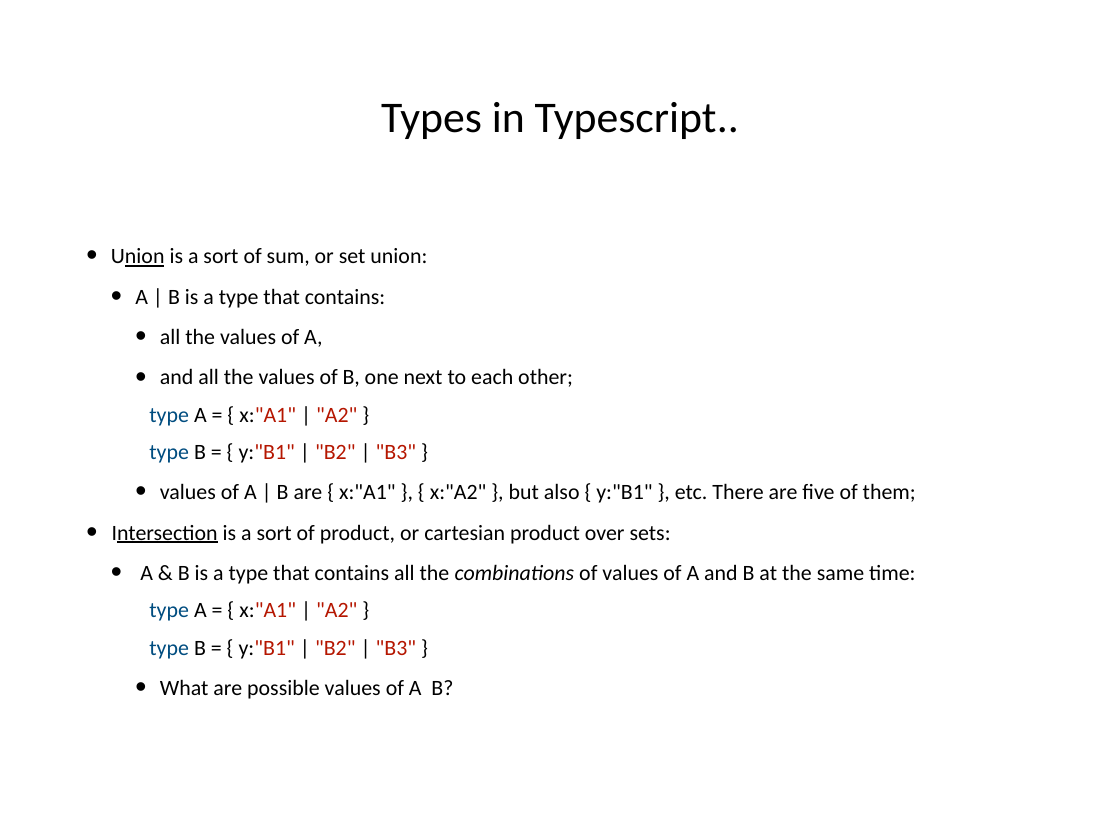
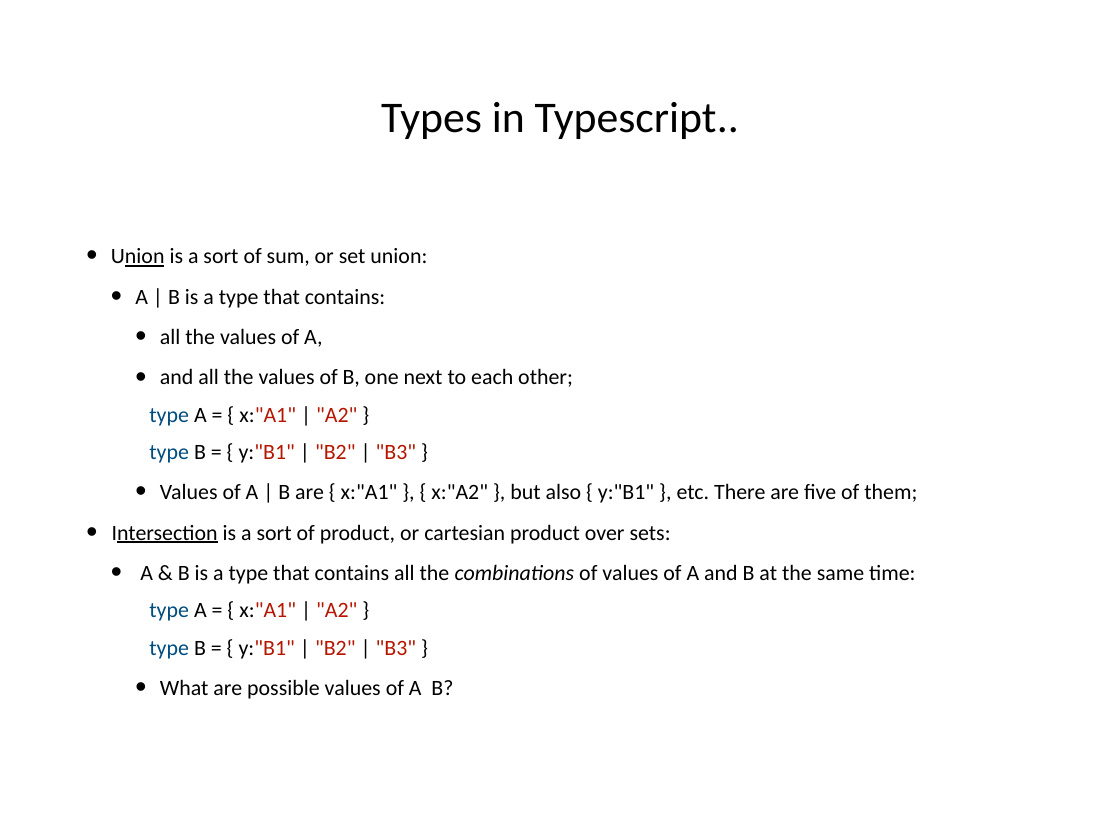
Before and after one commit to hogeschool/Development-5, a slide deck: slide 29 of Lectures/Lecture5/lesson5.pptx (slide 25 before the commit). Drawn at 1120x840 pixels with LibreOffice and Linux fonts; fonts in the diff are those of the drawing. Boxes give left, top, right and bottom in pixels: in the first picture for what was removed or moved away, otherwise in the second. Text is boxed around its words. In the diff, an @@ line names an element or a change of style, - is before the commit and + after.

```diff
--- a/Lectures/Lecture5/lesson5.pptx
+++ b/Lectures/Lecture5/lesson5.pptx
@@ text at bbox=[160, 483, 917, 503]: text changed @@
-    • values of A | B are { x:"A1" }, { x:"A2" }, but also { y:"B1" }, etc. There are five of them;
+    • Values of A | B are { x:"A1" }, { x:"A2" }, but also { y:"B1" }, etc. There are five of them;
```
Also in this commit, not shown: 8 other slides changed, 13 slides added.
